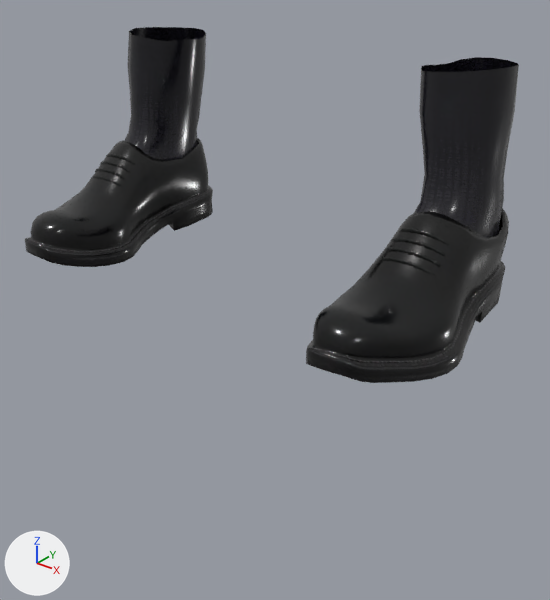
A saved change to the glTF model app/assets/humans/male/shoes03.glb.
Camera for both pictures: a camera (50 mm lens) standing at (0.49, -0.653, 0.315) and looking at (0.034, -0.082, -0.039). Lighting does not change. The marker at lower left points along +X, +Y and +Z. The first picture is the older version. Vertices at exactly the same position are counted once.

Objects in the first picture: 'part_shoes03'.
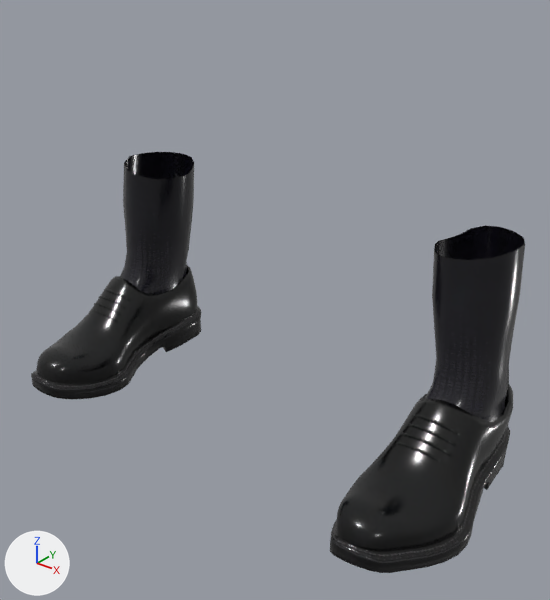
The newer file adds a shape key; the second version is drawn at full value of the shape key 'legs_long' of 'part_shoes03', and the change is written as the vertex moves it makes.

Boxes [x1, y1, x2, y2] around the edits, measured in the pictures (550 x 600 px; the box of a moved part takes in the faces that stretch with it):
'part_shoes03', reshaped (18% taller)
    before: [25, 27, 519, 383]
    after: [31, 152, 525, 573]
part 1 of me_shoes03, moved or reshaped
    before: [380, 257, 436, 276]
    after: [396, 442, 446, 465]
part 2 of me_shoes03, moved or reshaped
    before: [399, 228, 449, 245]
    after: [413, 414, 460, 435]
part 3 of me_shoes03, moved or reshaped
    before: [391, 238, 446, 256]
    after: [406, 424, 457, 446]
part 4 of me_shoes03, moved or reshaped
    before: [385, 247, 441, 267]
    after: [401, 433, 452, 457]
part 5 of me_shoes03, moved or reshaped
    before: [306, 208, 509, 383]
    after: [330, 384, 513, 573]
part 6 of me_shoes03, moved or reshaped
    before: [91, 176, 121, 186]
    after: [91, 310, 118, 322]
part 7 of me_shoes03, moved or reshaped
    before: [106, 154, 135, 165]
    after: [104, 289, 130, 301]
part 8 of me_shoes03, moved or reshaped
    before: [100, 161, 130, 172]
    after: [98, 296, 126, 309]
part 9 of me_shoes03, moved or reshaped
    before: [95, 168, 125, 179]
    after: [94, 303, 121, 315]
part 10 of me_shoes03, moved or reshaped
    before: [25, 138, 213, 267]
    after: [31, 266, 201, 399]
part 11 of me_shoes03, moved or reshaped
    before: [413, 57, 519, 238]
    after: [425, 225, 525, 422]
part 12 of me_shoes03, moved or reshaped
    before: [124, 27, 206, 160]
    after: [120, 152, 194, 294]

The change in detail:
me_shoes03 is used by ob_part_shoes03; location (0.0, 0.0, 0.0).
me_shoes03 had 2222 vertices, 4128 faces and spanned x -0.259..0.259, y -0.22..0.051, z -0.025..0.211.
me_shoes03 now has 2222 vertices, 4128 faces and spans x -0.29..0.29, y -0.22..0.051, z -0.21..0.053.
me_shoes03 part 1: the loose piece of 52 vertices spanning x 0.172..0.227, y -0.111..-0.104, z 0.049..0.059 is moved by (0.031, 0.0, -0.185).
me_shoes03 part 2: the loose piece of 52 vertices spanning x 0.174..0.225, y -0.088..-0.079, z 0.069..0.08 is moved by (0.031, 0.0, -0.185).
me_shoes03 part 3: the loose piece of 52 vertices spanning x 0.173..0.227, y -0.096..-0.088, z 0.062..0.073 is moved by (0.031, 0.0, -0.185).
me_shoes03 part 4: the loose piece of 52 vertices spanning x 0.173..0.227, y -0.104..-0.096, z 0.055..0.066 is moved by (0.031, 0.0, -0.185).
me_shoes03 part 5: the loose piece of 759 vertices spanning x 0.144..0.259, y -0.22..0.051, z -0.025..0.092 is moved by (0.031, 0.0, -0.185).
me_shoes03 part 6: the loose piece of 52 vertices spanning x -0.227..-0.172, y -0.111..-0.104, z 0.049..0.059 is moved by (-0.031, 0.0, -0.185).
me_shoes03 part 7: the loose piece of 52 vertices spanning x -0.225..-0.174, y -0.088..-0.079, z 0.069..0.08 is moved by (-0.031, 0.0, -0.185).
me_shoes03 part 8: the loose piece of 52 vertices spanning x -0.227..-0.173, y -0.096..-0.088, z 0.062..0.073 is moved by (-0.031, 0.0, -0.185).
me_shoes03 part 9: the loose piece of 52 vertices spanning x -0.227..-0.173, y -0.104..-0.096, z 0.055..0.066 is moved by (-0.031, 0.0, -0.185).
me_shoes03 part 10: the loose piece of 759 vertices spanning x -0.259..-0.144, y -0.22..0.051, z -0.025..0.092 is moved by (-0.031, 0.0, -0.185).
me_shoes03 part 11: 144 of 2222 vertices moved; they spanned x 0.147..0.237, y -0.096..0.043, z 0.039..0.211 and now span x 0.177..0.268, y -0.096..0.043, z -0.146..0.053; mean shift (0.031, 0.0, -0.18); largest move (0.178, 0.026, 0.091) -> (0.209, 0.026, -0.094).
me_shoes03 part 12: 144 of 2222 vertices moved; they spanned x -0.237..-0.147, y -0.096..0.043, z 0.039..0.211 and now span x -0.268..-0.177, y -0.096..0.043, z -0.146..0.053; mean shift (-0.031, 0.0, -0.18); largest move (-0.178, 0.026, 0.091) -> (-0.209, 0.026, -0.094).
